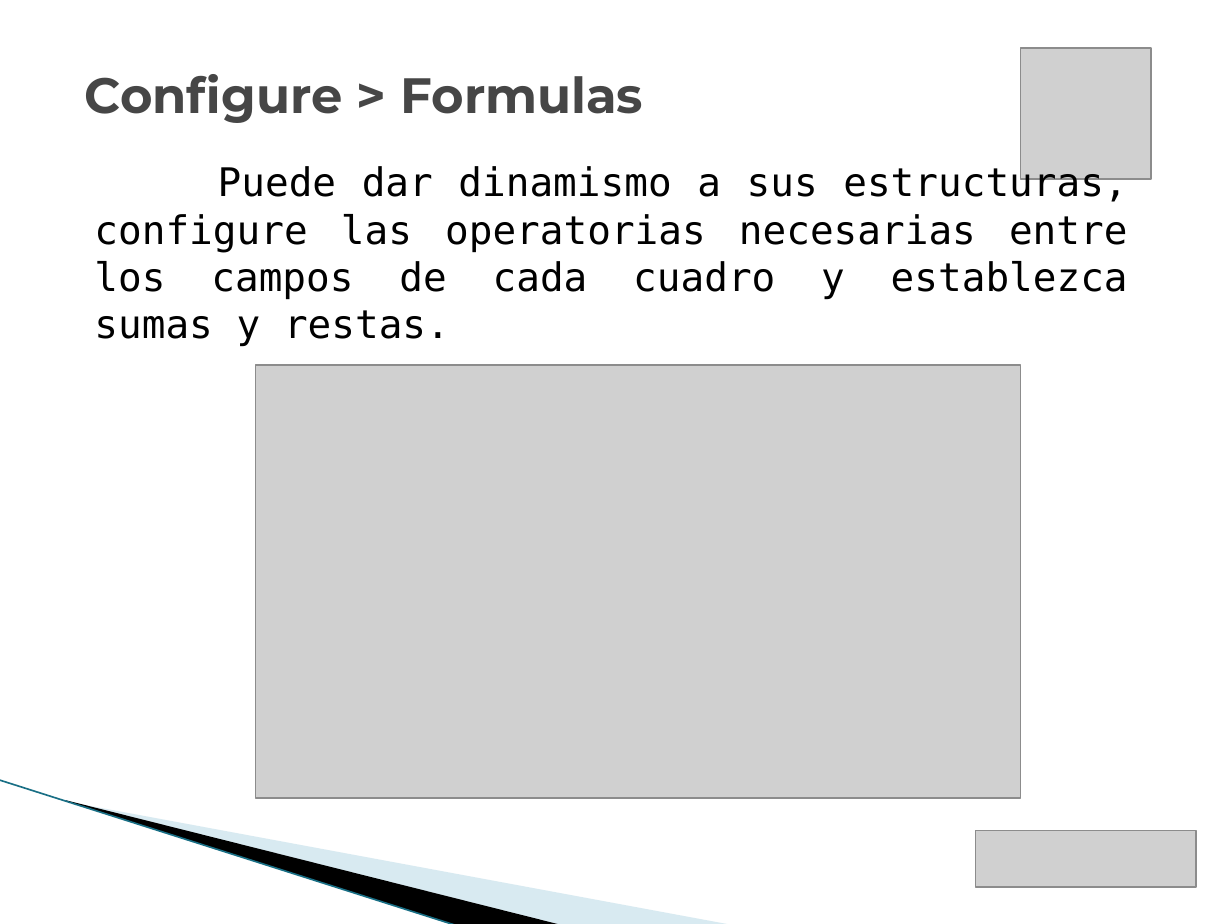
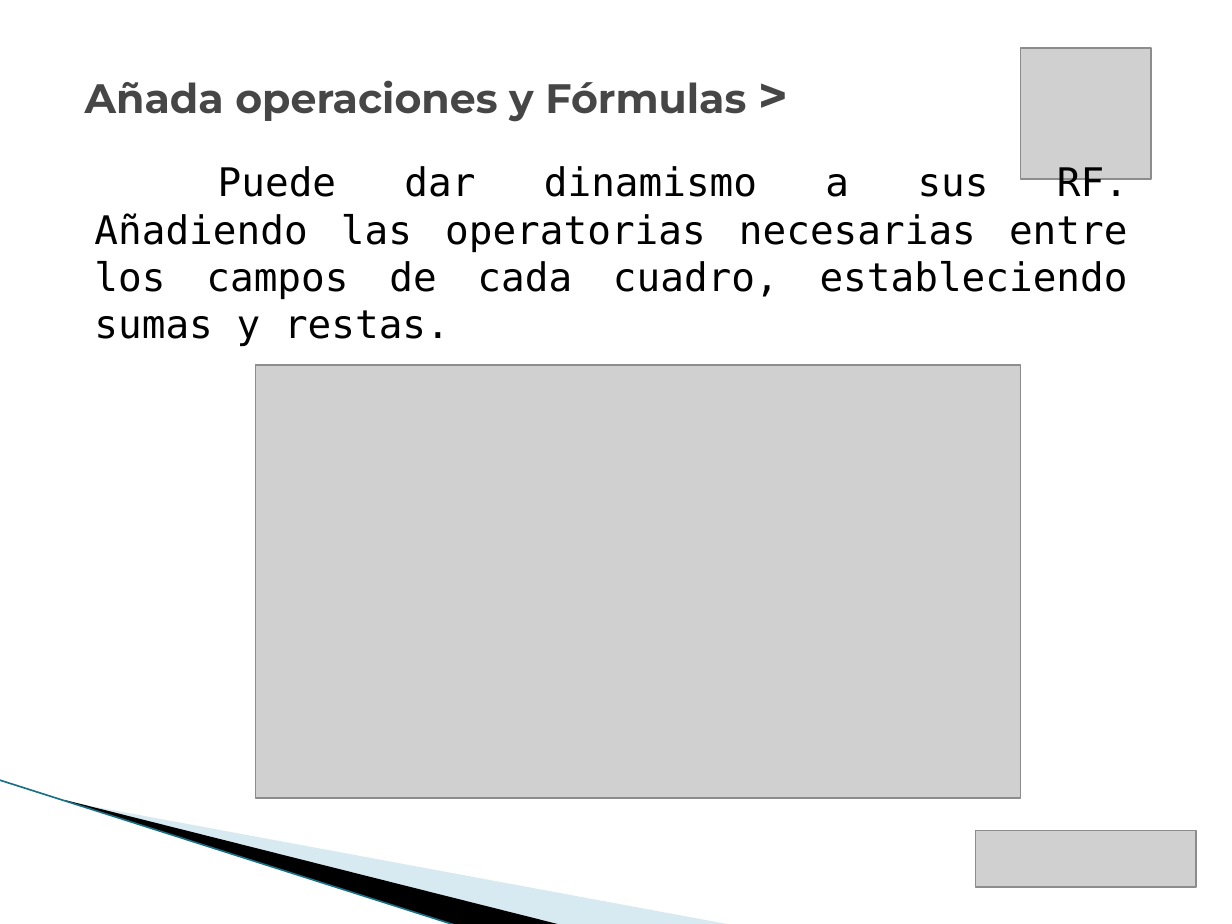
Before and after one commit to vicky1404/rev-ii, a slide deck: slide 13 of docs/comercial/brochure_2.pptx. Drawn at 1232x924 pixels with LibreOffice and Linux fonts; fonts in the diff are those of the drawing; grey boxes stand for pictures; background and template pictures are left out. Boxes give left, top, right and bottom in pixels: in the first picture for what was removed or moved away, otherwise in the second. Text is boxed around its words. In the diff, an @@ line names an element or a change of style, - is before the commit and + after.

```diff
--- a/docs/comercial/brochure_2.pptx
+++ b/docs/comercial/brochure_2.pptx
@@ text at <box>85,80,746,122</box>: text changed; size 29 to 24 pt @@
-Configure > Formulas
+Añada operaciones y Fórmulas >
@@ text at <box>94,166,1128,347</box>: text changed @@
-Puede dar dinamismo a sus estructuras, configure las operatorias necesarias entre los campos de cada cuadro y establezca sumas y restas.
+Puede dar dinamismo a sus RF. Añadiendo las operatorias necesarias entre los campos de cada cuadro, estableciendo sumas y restas.
```
Also in this commit, not shown: 17 other slides changed, 2 slides added, 1 slide removed, 1 other file.
